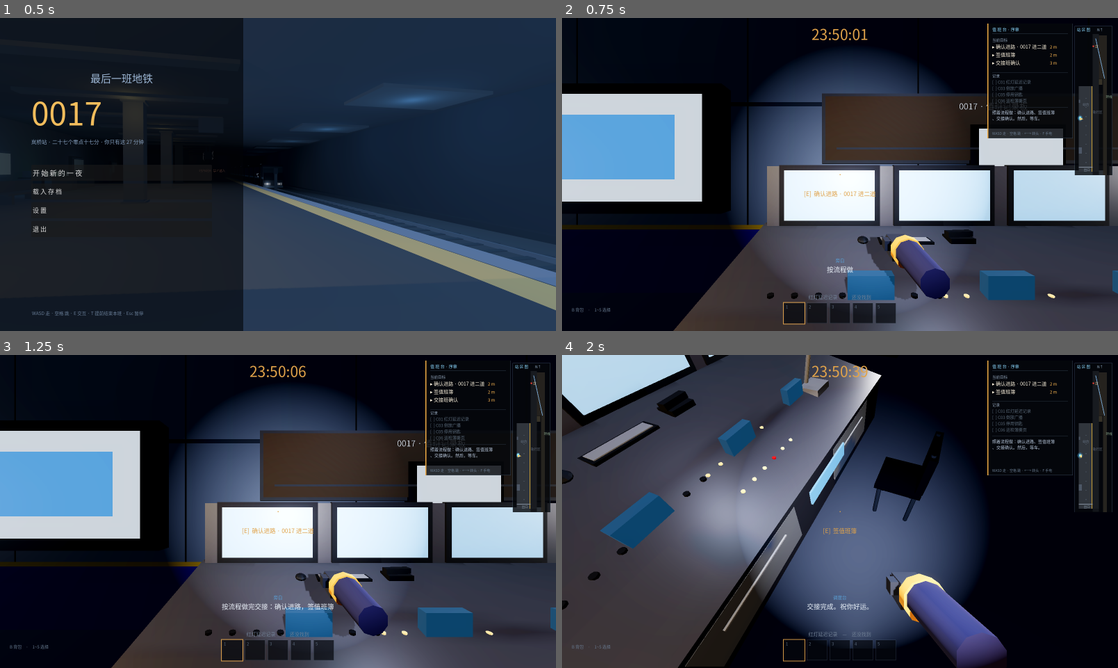
Above: before the commit, frames 1-4 (two rows, left to right).
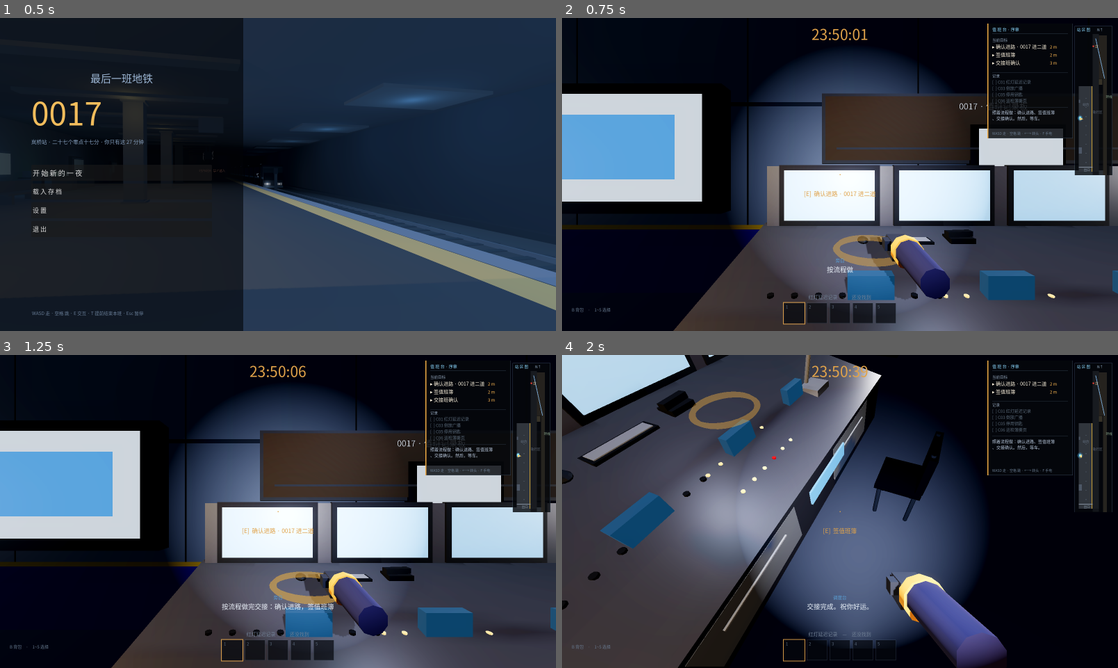
Above: after the commit, the same moments.

Repository: sabrina1647412733-collab/anomaly-bureau-game
Game: Godot game, scene res://scenes/main.tscn
The game is run twice, just before and just after one commit, with the same random seed, the same clock (stepped at 60 frames per second) and the same inputs.
Inputs (mouse positions are in pixels of both pictures, inside the frame that each line leads up to):
- Up to frame 1 (0.5 s): no input
- Up to frame 2 (0.75 s): click "开 始 新 的 一 夜" at 0.5 s
- Up to frame 3 (1.25 s): no input
- Up to frame 4 (2 s): tap Enter at 1.25 s; move the mouse to (867, 511) at 1.27 s; hold Up from 1.28 s (still down); hold E from 1.28 s (still down); click (867, 511) at 1.42 s; tap Space at 1.52 s

Frame 1 is identical in both runs. In frame 2, 0.5% of the frame differs, in the area x 48-61%, y 69-80%; in frame 3, 0.5%; in frame 4, 0.6%, in the area x 22-36%, y 11-24%.

Commit message:
[godot] 可玩性：[E] 交互目标脚下的呼吸环 + 按下后 1 秒高亮
以前按下 E 之前世界里毫无提示，只有 HUD 左上角一行 "[E] xxx"，低头看长椅、抬头看调度台全靠猜。
① 新节点 prompt_ring（TorusMesh 琥珀光环）：从目标往上 1.4m 往下打一条射线，命中的面当"地面"，
   所以长椅上落座板、调度台上落台面、继电器上落柜顶；
② 呼吸：每帧按 sin(t*3.4) 让半径 ±5.5%、透明度 ±0.16、发光 ±0.30；
③ 一秒高亮：按下 E 的瞬间 ring_flash=1.0，1 秒内半径 +30%、发光 +1.5；
④ 覆盖 item / npc / button / door / spot 五种 prompt（stand 不给环，那就在自己脚下）。
踩坑：TorusMesh 的 rings 是绕一圈的段数、ring_segments 是截面边数，第一版写反（rings=4）渲出来是个菱形方框，
现在 rings=28 / ring_segments=4。自检 exit 0 无 SCRIPT ERROR；audit 0/0（环无碰撞体）；
看图验收 jn_环3.png（调度台）/ jn_环4.png（长椅 [E] 坐下）- 小千

Diff:
--- a/scripts/game.gd
+++ b/scripts/game.gd
@@ -57,6 +57,9 @@
 var spots := []
 var t_now := 0.0
 var prompt: Variant = null
+var prompt_ring: MeshInstance3D = null      # 交互目标脚下的「呼吸环」
+var prompt_ring_mat: StandardMaterial3D = null
+var ring_flash := 0.0                      # 按下 E 之后 1 秒的高亮
 var sub := ""
 var sub_cps := 26.0
 var sub_time := 0.0
@@ -123,6 +126,7 @@
 	_make_npcs()
 	_make_buttons()
 	_make_switch_signal()
+	_make_prompt_ring()
 	train = TrainScript.new(self)
 	train.reset()
 	spots = [
@@ -652,6 +656,7 @@
 	_animate_doors(delta)
 	_animate_items(delta)
 	_update_interaction()
+	_update_prompt_ring(delta)
 	_update_hud()
 	_update_map()
 	_update_sub(delta)
@@ -936,6 +941,8 @@
 
 # ------------------------------------------------------------------ 对话 / 交互
 func _interact() -> void:
+	if prompt != null:
+		ring_flash = 1.0      # 目标脚下那一圈闪一下，确认这一下按下去了
 	if state == "ending":
 		if choice != null:
 			if Input.is_physical_key_pressed(KEY_E):
@@ -1201,6 +1208,69 @@
 	if prompt != null:
 		hud_prompt.text = "[E]  " + str(prompt["text"])
 
+## 交互目标脚下的「呼吸环」：以前只有 HUD 上一行 [E] 文字，世界里的东西不说话。
+## 现在给当前目标在地面投影一圈琥珀色光环（呼吸），按下 E 的一瞬间整圈高亮 1 秒。
+func _make_prompt_ring() -> void:
+	prompt_ring = MeshInstance3D.new()
+	var tm := TorusMesh.new()
+	tm.inner_radius = 0.200
+	tm.outer_radius = 0.245
+	tm.rings = 28                # 绕一圈 28 段（少了会变成方框，第一版 rings=4 渲出来是个菱形）
+	tm.ring_segments = 4      # 截面 4 边：低多边形，跟站体的棱面感一致
+	prompt_ring.mesh = tm
+	prompt_ring_mat = StandardMaterial3D.new()
+	prompt_ring_mat.albedo_color = Color(0.95, 0.72, 0.34, 0.5)
+	prompt_ring_mat.emission_enabled = true
+	prompt_ring_mat.emission = Color(0.95, 0.72, 0.34)
+	prompt_ring_mat.emission_energy_multiplier = 0.75
+	prompt_ring_mat.transparency = BaseMaterial3D.TRANSPARENCY_ALPHA
+	prompt_ring_mat.shading_mode = BaseMaterial3D.SHADING_MODE_UNSHADED
+	prompt_ring.material_override = prompt_ring_mat
+	prompt_ring.cast_shadow = GeometryInstance3D.SHADOW_CASTING_SETTING_OFF
+	prompt_ring.visible = false
+	add_child(prompt_ring)
+
+func _update_prompt_ring(delta: float) -> void:
+	if prompt_ring == null:
+		return
+	ring_flash = maxf(0.0, ring_flash - delta)
+	var p := Vector3.ZERO
+	var ok := false
+	if prompt != null:
+		match String(prompt["kind"]):
+			"item":
+				p = prompt["it"]["node"].global_position
+				ok = true
+			"npc":
+				p = prompt["npc"]["node"].global_position
+				ok = true
+			"button":
+				p = buttons[int(prompt["idx"])]["node"].global_position
+				ok = true
+			"door":
+				p = prompt["door"]["spot"]
+				ok = true
+			"spot":
+				p = prompt["spot"]["pos"]
+				ok = true
+	if not ok:
+		prompt_ring.visible = false
+		return
+	# 环要贴在地板上：从目标往上一点往下打一条射线，用命中的那个面当"地面"
+	var fy := p.y
+	var q := PhysicsRayQueryParameters3D.create(p + Vector3(0, 1.4, 0), p + Vector3(0, -6.0, 0))
+	q.collide_with_areas = false
+	var hit: Dictionary = get_world_3d().direct_space_state.intersect_ray(q)
+	if not hit.is_empty():
+		fy = float(hit["position"].y)
+	prompt_ring.visible = true
+	prompt_ring.global_position = Vector3(p.x, fy + 0.025, p.z)
+	var t := float(Time.get_ticks_msec()) * 0.001
+	var breathe := sin(t * 3.4)
+	var br := 1.0 + 0.055 * breathe + ring_flash * 0.30
+	prompt_ring.scale = Vector3(br, 1.0, br)
+	prompt_ring_mat.albedo_color.a = clampf(0.42 + 0.16 * breathe + ring_flash * 0.5, 0.0, 1.0)
+	prompt_ring_mat.emission_energy_multiplier = 0.75 + 0.30 * breathe + ring_flash * 1.5
 # ------------------------------------------------------------------ 动画
 func _animate_doors(delta: float) -> void:
 	var lv: MeshInstance3D = get_meta("lever")
Not shown, changed: README.md
